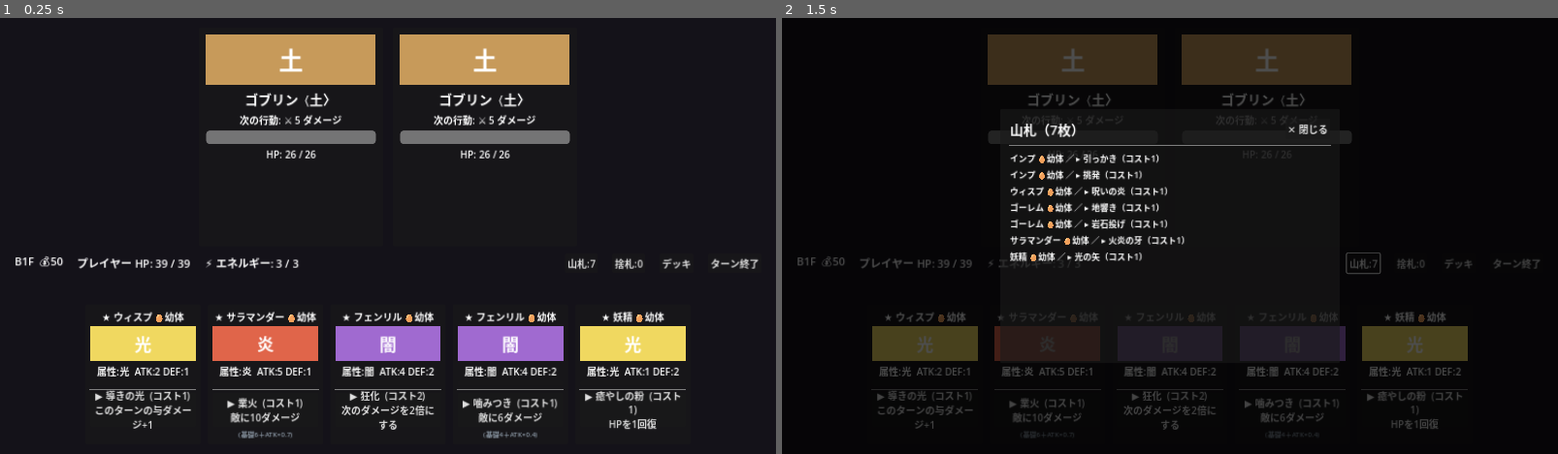
Above: before the commit, frames 1-2 (left to right).
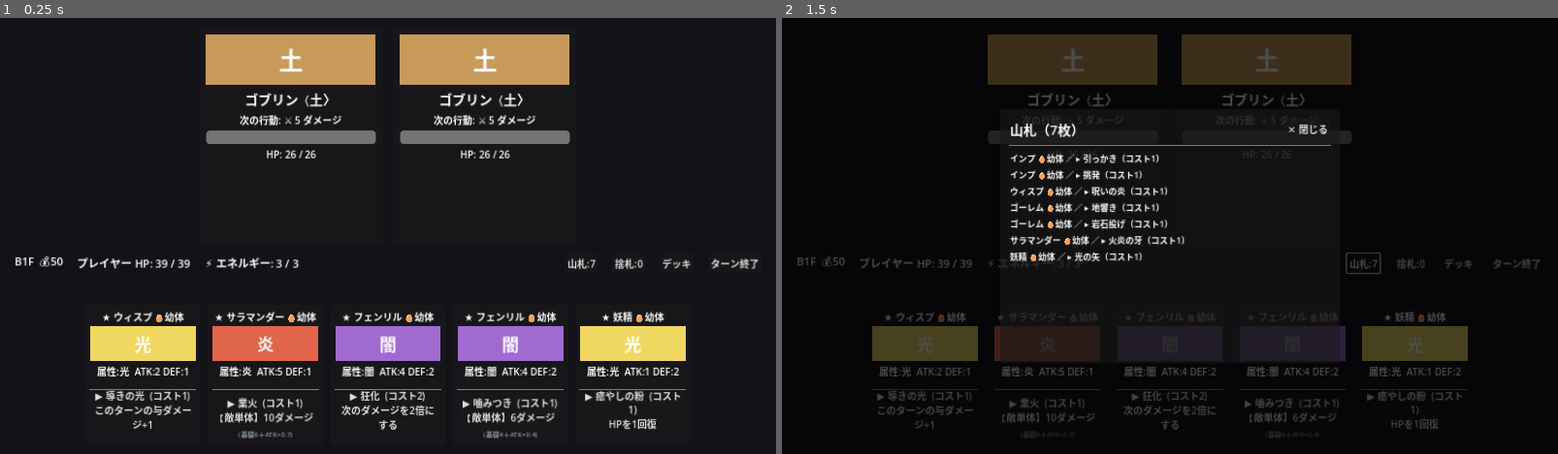
Above: after the commit, the same moments.

Repository: bakery48/mortal-pact
Game: Godot game, scene res://scenes/battle/battle.tscn
Same seed, same stepped clock (60 frames per second), same inputs: the game is played once before the commit and once after it. This scene is started directly instead of the project's main scene.
Inputs:
- Up to frame 1 (0.25 s): no input
- Up to frame 2 (1.5 s): click "山札:7" at 0.5 s; click "捨札:0" at 1.25 s

The runs differ from the first frame. In frame 1, 0.4% of the frame differs, in the area x 28-72%, y 90-93%; in frame 2, 0.2%.

Commit message:
Label card effects with 敵単体/敵全体 target scope
- CommandData gains target_all flag + targets_enemy()/target_label()
  helpers (serialized; default single-target so existing data unchanged).
- Card and fusion-inherit descriptions now prefix enemy effects with
  【敵単体】/【敵全体】.
- Battle wires target_all to actually hit every enemy (DAMAGE/PIERCE/
  WEAKEN/POISON/BURN/FREEZE loop over all; double-next consumed once),
  so the 敵全体 label is truthful when a skill sets the flag.

https://claude.ai/code/session_01SGpNd8xjjtE9S1hYpNHnwi

Diff:
--- a/scenes/battle/battle_manager.gd
+++ b/scenes/battle/battle_manager.gd
@@ -272,14 +272,18 @@
 	_hand_container.add_child(card)
 	card.command_selected.connect(_on_command_selected)
 
-## 敵に作用する（対象が要る）コマンドか。
+## 単体ターゲット選択が要るコマンドか（敵対象かつ全体技でない）。
 func _needs_target(cmd: CommandData) -> bool:
-	match cmd.effect:
-		CommandData.Effect.DAMAGE, CommandData.Effect.PIERCE, CommandData.Effect.WEAKEN, \
-		CommandData.Effect.POISON, CommandData.Effect.BURN, CommandData.Effect.FREEZE:
-			return true
-		_:
-			return false
+	return cmd.targets_enemy() and not cmd.target_all
+
+## このコマンドが作用する敵リスト（全体技なら全員、単体なら tgt のみ）。
+func _effect_targets(cmd: CommandData, tgt: EnemyUI) -> Array[EnemyUI]:
+	if cmd.target_all:
+		return enemies.duplicate()
+	var list: Array[EnemyUI] = []
+	if tgt != null:
+		list.append(tgt)
+	return list
 
 ## カードを選択：対象が要り敵が複数なら対象選択へ、それ以外は即発動。
 func _on_command_selected(card: CardUI) -> void:
@@ -385,24 +389,29 @@
 	var p := card_data.effective_power(cmd)
 	match cmd.effect:
 		CommandData.Effect.DAMAGE, CommandData.Effect.PIERCE:
-			if tgt == null:
+			var targets := _effect_targets(cmd, tgt)
+			if targets.is_empty():
 				return
-			# 威力＋ATK補正にバフ・2倍・属性相性を反映。
-			var base := card_data.command_value(cmd) + atk_buff
-			if double_next:
-				base *= 2
-				double_next = false
-			# 属性相性を反映（有利×1.5 / 不利×0.75）。
-			var mult := MonsterData.affinity(card_data.elements, tgt.element)
-			var dmg := roundi(base * mult)
-			var dealt := tgt.take_damage_pierce(dmg) if cmd.effect == CommandData.Effect.PIERCE else tgt.take_damage(dmg)
-			tgt.flash_hit()
-			var dmg_color := Color(1.0, 0.5, 0.3) if mult > 1.0 else Color(1.0, 0.9, 0.5)
-			_popup(str(dealt), tgt.get_global_rect().get_center(), dmg_color, 32 if mult > 1.0 else 26)
-			if dealt >= 18:
-				_screen_shake(5.0)
-			if tgt.is_dead():
-				_remove_enemy(tgt)
+			# 2倍は全体でも1回だけ消費する（攻撃前に判定）。
+			var use_double := double_next
+			double_next = false
+			for t: EnemyUI in targets:
+				if not is_instance_valid(t):
+					continue
+				# 威力＋ATK補正にバフ・2倍・属性相性を反映。
+				var base := card_data.command_value(cmd) + atk_buff
+				if use_double:
+					base *= 2
+				var mult := MonsterData.affinity(card_data.elements, t.element)
+				var dmg := roundi(base * mult)
+				var dealt := t.take_damage_pierce(dmg) if cmd.effect == CommandData.Effect.PIERCE else t.take_damage(dmg)
+				t.flash_hit()
+				var dmg_color := Color(1.0, 0.5, 0.3) if mult > 1.0 else Color(1.0, 0.9, 0.5)
+				_popup(str(dealt), t.get_global_rect().get_center(), dmg_color, 32 if mult > 1.0 else 26)
+				if dealt >= 18:
+					_screen_shake(5.0)
+				if t.is_dead():
+					_remove_enemy(t)
 		CommandData.Effect.BUFF_ATK:
 			atk_buff += p
 		CommandData.Effect.DOUBLE_NEXT:
@@ -415,19 +424,23 @@
 		CommandData.Effect.GUARD:
 			player_block += card_data.command_value(cmd) # 威力＋DEF補正
 		CommandData.Effect.WEAKEN:
-			if tgt != null:
-				tgt.apply_weaken(p)
+			for t: EnemyUI in _effect_targets(cmd, tgt):
+				if is_instance_valid(t):
+					t.apply_weaken(p)
 		CommandData.Effect.ENERGY:
 			energy += cmd.power # エネルギーは段階補正なしの素の値
 		CommandData.Effect.POISON:
-			if tgt != null:
-				tgt.add_status(StatusSet.Status.POISON, p)
+			for t: EnemyUI in _effect_targets(cmd, tgt):
+				if is_instance_valid(t):
+					t.add_status(StatusSet.Status.POISON, p)
 		CommandData.Effect.BURN:
-			if tgt != null:
-				tgt.add_status(StatusSet.Status.BURN, cmd.power) # 炎上は素のターン数
+			for t: EnemyUI in _effect_targets(cmd, tgt):
+				if is_instance_valid(t):
+					t.add_status(StatusSet.Status.BURN, cmd.power) # 炎上は素のターン数
 		CommandData.Effect.FREEZE:
-			if tgt != null:
-				tgt.add_status(StatusSet.Status.FREEZE, cmd.power) # 凍結は素の回数
+			for t: EnemyUI in _effect_targets(cmd, tgt):
+				if is_instance_valid(t):
+					t.add_status(StatusSet.Status.FREEZE, cmd.power) # 凍結は素の回数
 		CommandData.Effect.REGEN:
 			player_status.add(StatusSet.Status.REGEN, p)
 
--- a/scenes/battle/card.gd
+++ b/scenes/battle/card.gd
@@ -97,9 +97,12 @@
 
 func _command_text() -> String:
 	var p := monster.effective_power(command)
+	# 敵対象の技は「敵単体／敵全体」を明記する。
+	var scope := command.target_label()
+	var tgt := "【%s】" % scope if scope != "" else ""
 	match command.effect:
 		CommandData.Effect.DAMAGE:
-			return "敵に%dダメージ%s" % [monster.command_value(command), _affinity_mark()]
+			return "%s%dダメージ%s" % [tgt, monster.command_value(command), _affinity_mark()]
 		CommandData.Effect.BUFF_ATK:
 			return "このターンの与ダメージ+%d" % p
 		CommandData.Effect.DOUBLE_NEXT:
@@ -109,17 +112,17 @@
 		CommandData.Effect.GUARD:
 			return "ブロック%dを得る" % monster.command_value(command)
 		CommandData.Effect.PIERCE:
-			return "防御無視で%dダメージ%s" % [monster.command_value(command), _affinity_mark()]
+			return "%s防御無視で%dダメージ%s" % [tgt, monster.command_value(command), _affinity_mark()]
 		CommandData.Effect.WEAKEN:
-			return "敵の攻撃力-%d" % p
+			return "%s攻撃力-%d" % [tgt, p]
 		CommandData.Effect.ENERGY:
 			return "エネルギー+%d" % command.power
 		CommandData.Effect.POISON:
-			return "敵に毒%dを付与" % p
+			return "%sに毒%dを付与" % [tgt, p]
 		CommandData.Effect.BURN:
-			return "敵を%dターン炎上(被ダメ1.5倍)" % command.power
+			return "%sを%dターン炎上(被ダメ1.5倍)" % [tgt, command.power]
 		CommandData.Effect.FREEZE:
-			return "敵を%d回凍結させる" % command.power
+			return "%sを%d回凍結させる" % [tgt, command.power]
 		CommandData.Effect.REGEN:
 			return "再生%dを得る(毎ターン回復)" % p
 	return command.description
--- a/scenes/ui/shop.gd
+++ b/scenes/ui/shop.gd
@@ -387,18 +387,20 @@
 func _skill_effect_text(cmd: CommandData) -> String:
 	var p := cmd.power
 	var scale := _cmd_scale(cmd)
+	var scope := cmd.target_label()
+	var tgt := "【%s】" % scope if scope != "" else ""
 	match cmd.effect:
-		CommandData.Effect.DAMAGE: return "敵にダメージ（基礎%d＋ATK×%.1f）" % [p, scale]
-		CommandData.Effect.PIERCE: return "防御無視ダメージ（基礎%d＋ATK×%.1f）" % [p, scale]
+		CommandData.Effect.DAMAGE: return "%sダメージ（基礎%d＋ATK×%.1f）" % [tgt, p, scale]
+		CommandData.Effect.PIERCE: return "%s防御無視ダメージ（基礎%d＋ATK×%.1f）" % [tgt, p, scale]
 		CommandData.Effect.GUARD: return "ブロック（基礎%d＋DEF×%.1f）" % [p, scale]
 		CommandData.Effect.BUFF_ATK: return "このターンの与ダメージ+%d" % p
 		CommandData.Effect.DOUBLE_NEXT: return "次のダメージを2倍"
 		CommandData.Effect.HEAL: return "HPを%d回復" % p
-		CommandData.Effect.WEAKEN: return "敵の攻撃力-%d" % p
+		CommandData.Effect.WEAKEN: return "%s攻撃力-%d" % [tgt, p]
 		CommandData.Effect.ENERGY: return "エネルギー+%d" % p
-		CommandData.Effect.POISON: return "毒%dを付与" % p
-		CommandData.Effect.BURN: return "%dターン炎上" % p
-		CommandData.Effect.FREEZE: return "%d回凍結" % p
+		CommandData.Effect.POISON: return "%sに毒%dを付与" % [tgt, p]
+		CommandData.Effect.BURN: return "%sを%dターン炎上" % [tgt, p]
+		CommandData.Effect.FREEZE: return "%sを%d回凍結" % [tgt, p]
 		CommandData.Effect.REGEN: return "再生%d" % p
 	return ""
 
--- a/scripts/command_data.gd
+++ b/scripts/command_data.gd
@@ -27,6 +27,22 @@
 ## ステータス依存係数：ダメージ系はATK、ガード系はDEFにこの倍率を掛けて上乗せ。
 ## 負の値（既定）なら、コストに応じた自動係数を使う（重い技ほど依存が大きい）。
 @export var stat_scale: float = -1.0
+## 敵に作用する技で true なら全体対象（既定は単体）。
+@export var target_all: bool = false
+
+## 敵を対象に取る効果か（ダメージ・状態異常・弱体化）。
+func targets_enemy() -> bool:
+	match effect:
+		Effect.DAMAGE, Effect.PIERCE, Effect.WEAKEN, Effect.POISON, Effect.BURN, Effect.FREEZE:
+			return true
+		_:
+			return false
+
+## カード説明用の対象ラベル（敵対象でなければ空）。
+func target_label() -> String:
+	if not targets_enemy():
+		return ""
+	return "敵全体" if target_all else "敵単体"
 
 # --- セーブ/ロード用シリアライズ -------------------------------------------
 
@@ -38,6 +54,7 @@
 		"power": power,
 		"description": description,
 		"stat_scale": stat_scale,
+		"target_all": target_all,
 	}
 
 static func from_dict(d: Dictionary) -> CommandData:
@@ -48,4 +65,5 @@
 	c.power = int(d.get("power", 0))
 	c.description = String(d.get("description", ""))
 	c.stat_scale = float(d.get("stat_scale", -1.0))
+	c.target_all = bool(d.get("target_all", false))
 	return c
